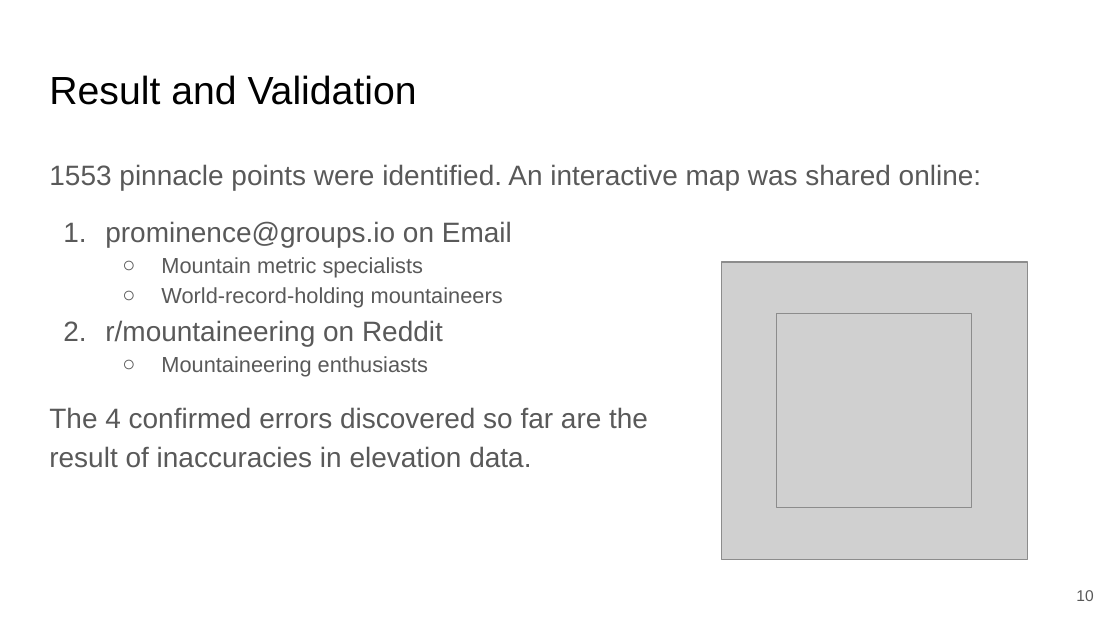
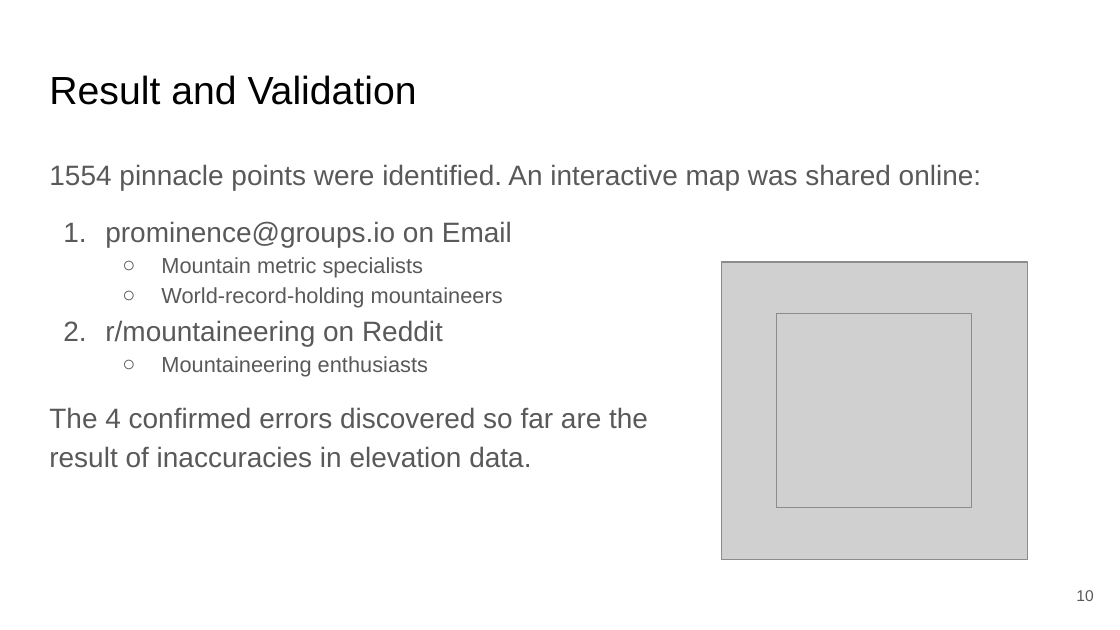
Before and after one commit to jgbreault/PinnaclePoints, a slide deck: slide 10 of misc/presentation/pinnacle_points_presentation.pptx. Drawn at 1120x630 pixels with LibreOffice and Linux fonts; fonts in the diff are those of the drawing; grey boxes stand for pictures. Boxes give left, top, right and bottom in pixels: in the first picture for what was removed or moved away, otherwise in the second. Text is boxed around its words. In the diff, an @@ line names an element or a change of style, - is before the commit and + after.

Commit message:
updating presentation slides

```diff
--- a/misc/presentation/pinnacle_points_presentation.pptx
+++ b/misc/presentation/pinnacle_points_presentation.pptx
@@ text at bbox=[49, 164, 981, 190]: text changed @@
-1553 pinnacle points were identified. An interactive map was shared online:
+1554 pinnacle points were identified. An interactive map was shared online:
```
Also in this commit, not shown: 3 other files.
